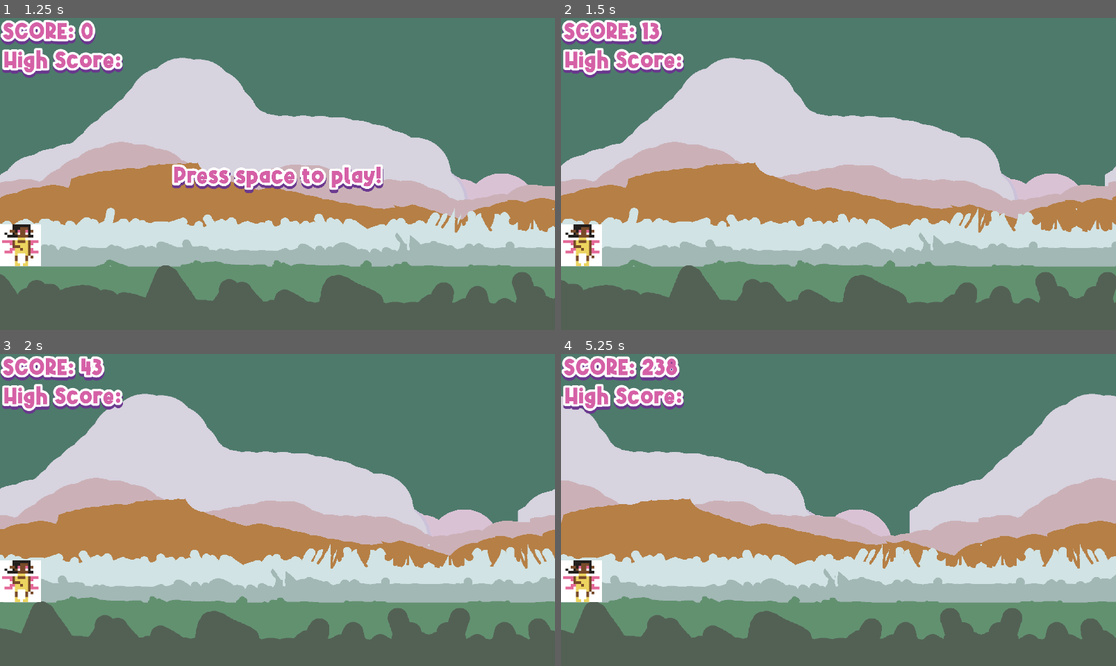
Above: before the commit, frames 1-4 (two rows, left to right).
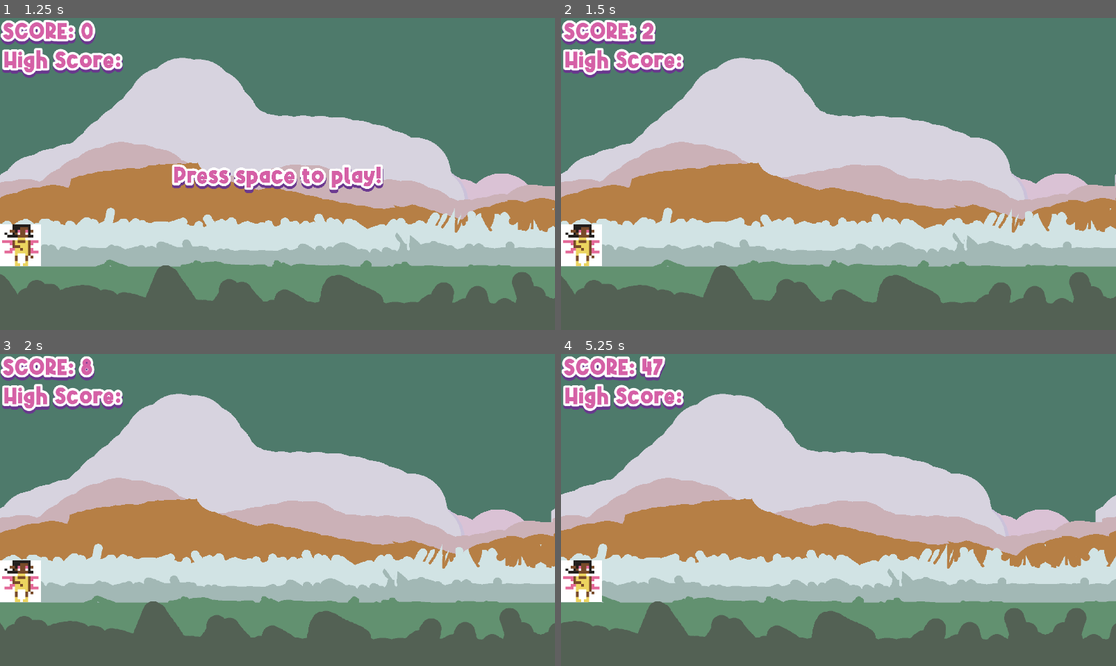
Above: after the commit, the same moments.

Repository: Teakitter/FlightlessFaeries
Game: Godot game, scene res://scenes/menu.tscn
Two runs of this game, one before a commit and one after it. Both use one fixed random seed, a clock stepped at 60 frames per second and the inputs below.
Inputs:
- Up to frame 1 (1.25 s): click "Play" at 0.5 s
- Up to frame 2 (1.5 s): tap Space at 1.25 s
- Up to frame 3 (2 s): tap W (jump) at 1.52 s
- Up to frame 4 (5.25 s): tap W (jump) at 2.27, 3.77, 4.52 s

Frame 1 is identical in both runs. In frame 2, 9.6% of the frame differs, in the area x 0-100%, y 0-92%; in frame 3, 15%; in frame 4, 33%.

Commit message:
speed and score modified

Diff:
--- a/game/script/world.gd
+++ b/game/script/world.gd
@@ -6,10 +6,10 @@
 var score : int
 var game_running : bool
 
-const SCORE_MODIFIER : int = 10
+const SCORE_MODIFIER : int = 5
 const PLAYER_START_POS := Vector2i(70, 667)
 const CAM_START_POS := Vector2i(960, 520)
-const START_SPEED : float = 10.0
+const START_SPEED : float = 1
 const MAX_SPEED : int = 25
 
 func _ready():
